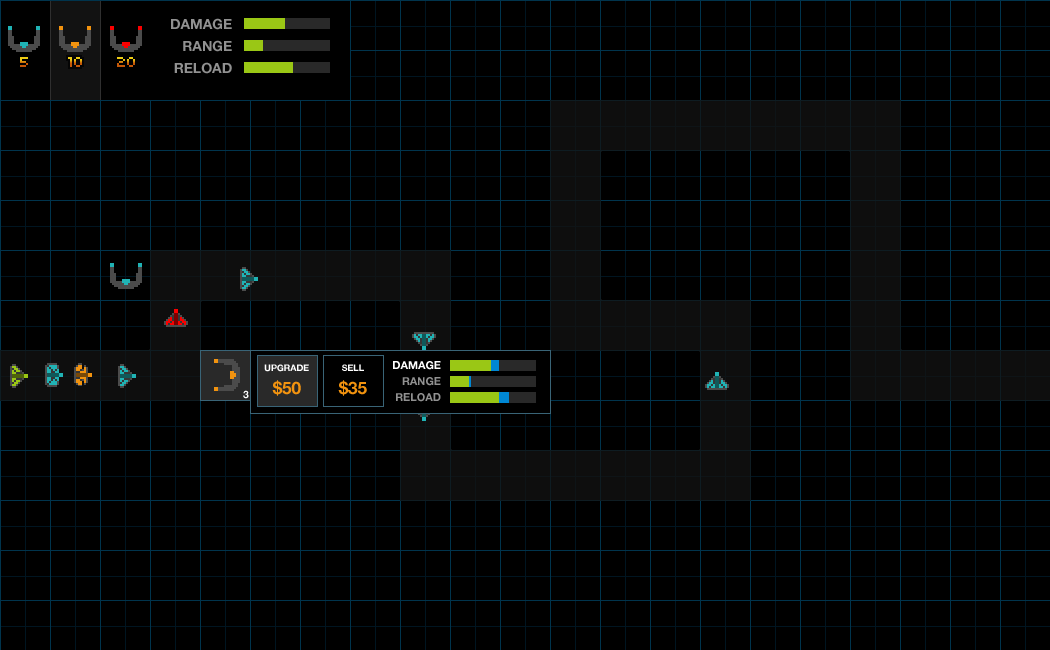
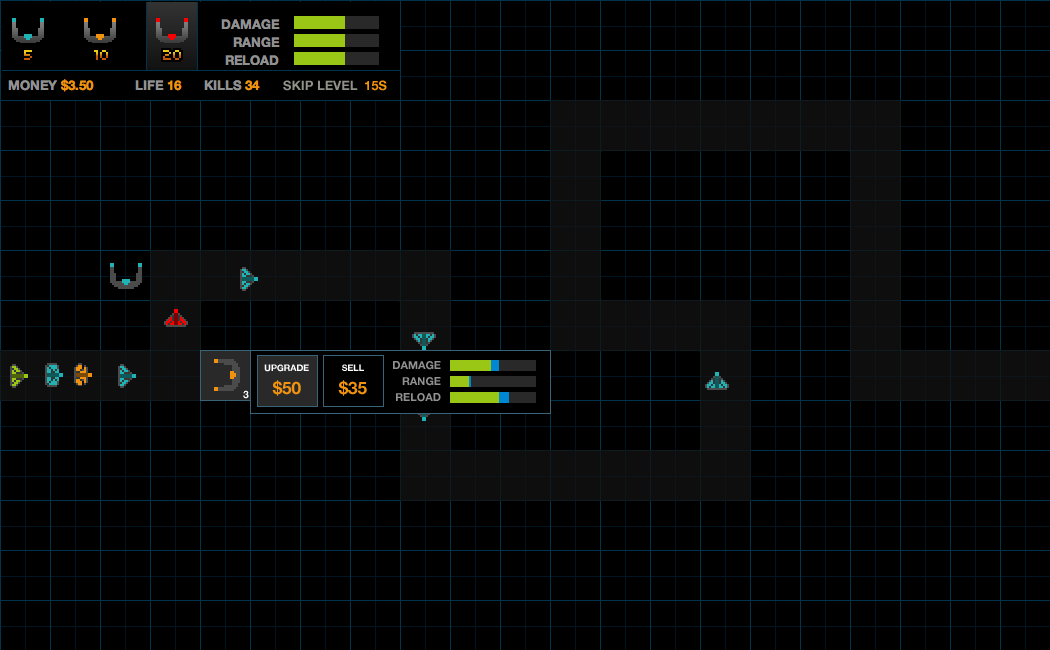
The second 1050 x 650 image is a revision of the first. Changes to its layers:
painted on "damage range reload" (1st of 2, in "upgrade" › "upgrade") over [393, 361, 441, 370]
hid group "legend" (23 layers) over [1, 1, 351, 100]
added group "new legend" with 5 layers above "Group 1" over [1, 1, 400, 100]
added layer "15s" in group "new legend" over [365, 80, 387, 91]
added layer "skip level" in group "new legend" over [283, 80, 358, 91]
added layer "Layer 12" in group "new legend" over [204, 80, 260, 91]
added layer "Layer 11" in group "new legend" over [254, 80, 333, 91]
added layer "Layer 8" in group "new legend" over [1, 1, 400, 100]
